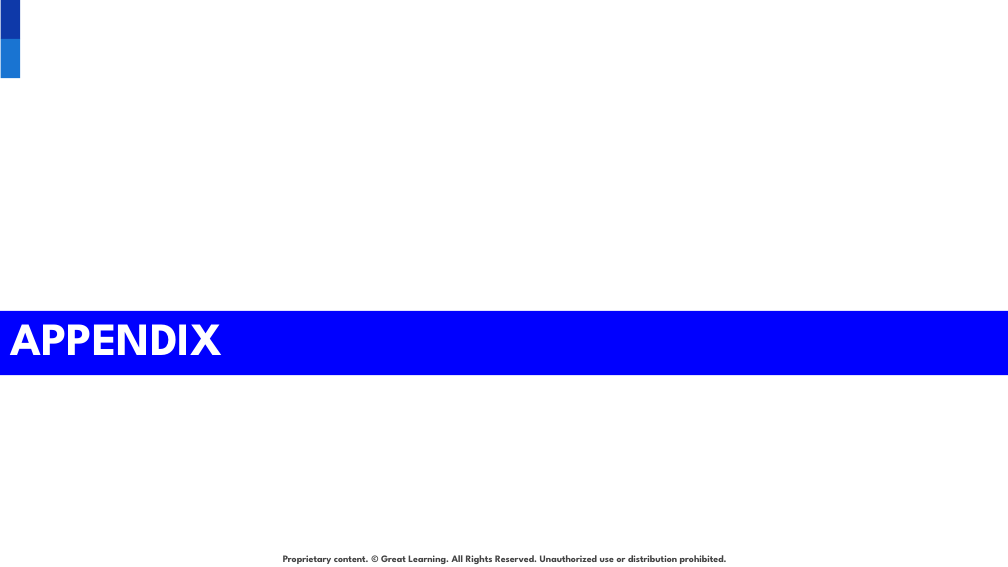
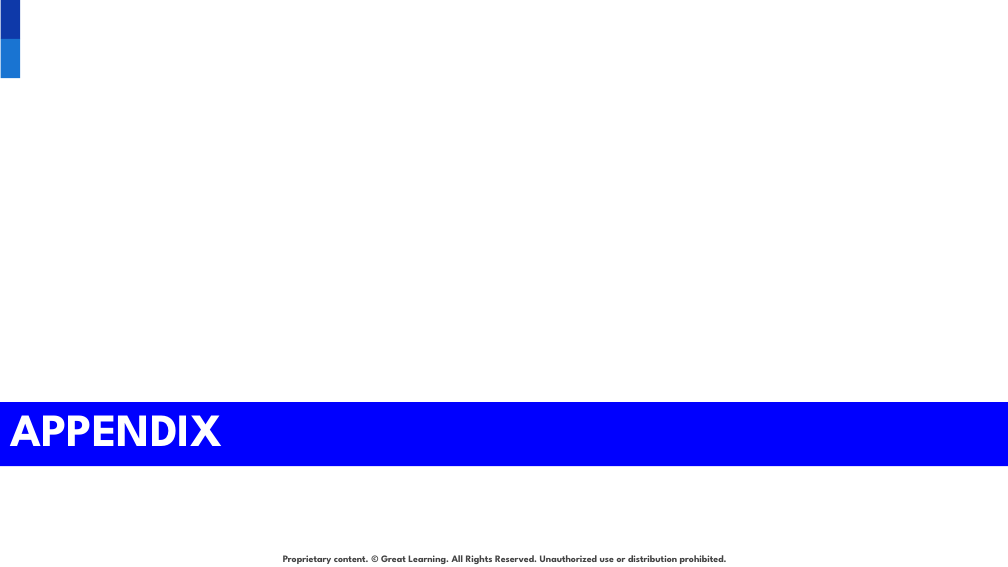
Before and after one commit to developer20sujeet/Python_For_AIML_DataScience, a slide deck: slide 33 of GreatLearningProject/NLP/1.Bank Churn Prediction/INN_Project_PresentationTemplate.pptx (slide 32 before the commit). Drawn at 1008x567 pixels with LibreOffice and Linux fonts; fonts in the diff are those of the drawing; background and template pictures are left out. Boxes give left, top, right and bottom in pixels: in the first picture for what was removed or moved away, otherwise in the second. Text is boxed around its words. In the diff, an @@ line names an element or a change of style, - is before the commit and + after.

```diff
--- a/GreatLearningProject/NLP/1.Bank Churn Prediction/INN_Project_PresentationTemplate.pptx
+++ b/GreatLearningProject/NLP/1.Bank Churn Prediction/INN_Project_PresentationTemplate.pptx
@@ title "APPENDIX": place and size @@
-title "APPENDIX" at bbox=[0, 310, 1008, 375]
+title "APPENDIX" at bbox=[0, 402, 1008, 467]
```
Also in this commit, not shown: 3 other slides changed, 8 slides added, 7 slides removed, 2 other files.
